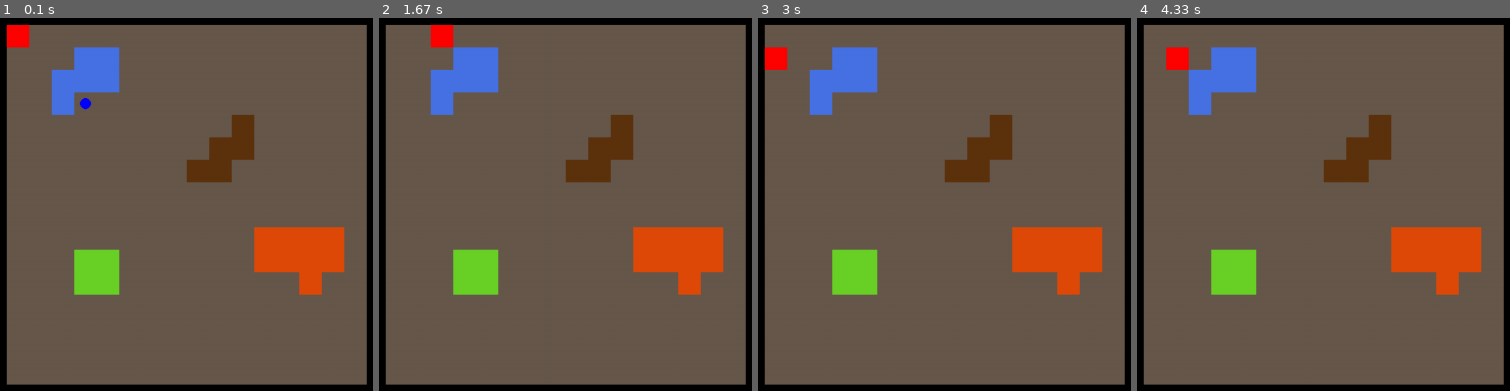
Above: before the commit, frames 1-4 (left to right).
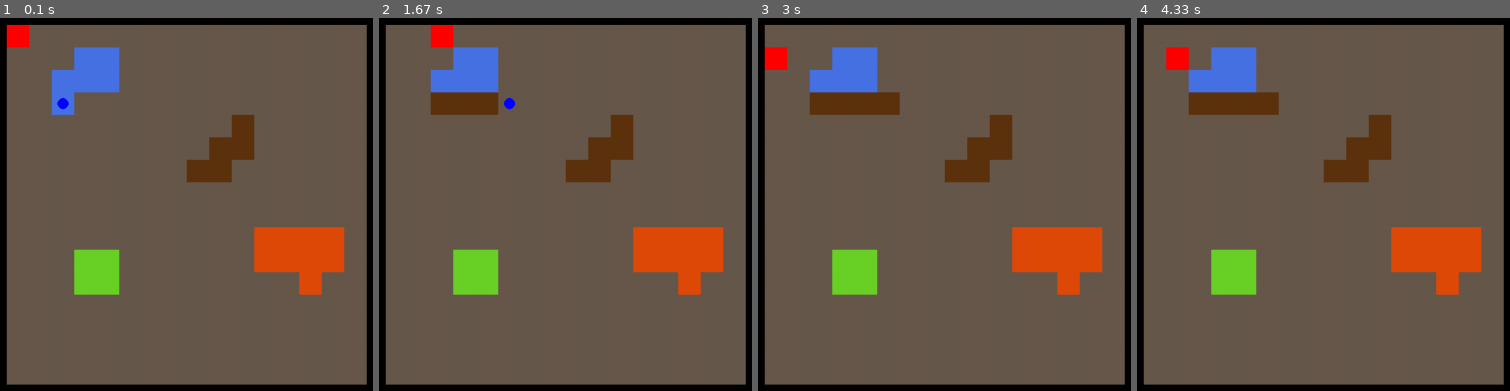
Above: after the commit, the same moments.

Repository: mytinycloud/90D-pygame-scaffold
Game: pygame game, started from main.py
Same seed, same stepped clock (60 frames per second), same inputs: the game is played once before the commit and once after it.
Inputs (mouse positions are in pixels of both pictures, inside the frame that each line leads up to):
- Up to frame 1 (0.1 s): no input
- Up to frame 2 (1.67 s): hold D 0.33-0.8 s; move the mouse to (543, 241) at 0.37 s; hold W 0.83-1.13 s; hold D 1.17-1.63 s
- Up to frame 3 (3 s): hold A 1.67-2.2 s; hold S 2.23-2.53 s; hold A 2.57-2.97 s
- Up to frame 4 (4.33 s): hold W 3-3.37 s; hold D 3.4-4.03 s; hold S from 4.07 s (still down)

The runs differ from the first frame. In frame 1, 0.2% of the frame differs, in the area x 15-25%, y 21-25%; in frame 2, 1.2%; in frame 3, 1.5%, in the area x 13-39%, y 19-27%; in frame 4, 1.5%.

Commit message:
Working moving effect

Diff:
--- a/systems/effect.py
+++ b/systems/effect.py
@@ -1,10 +1,13 @@
 from engine.ecs import Entity, EntityGroup, enumerate_component, factory
 from pygame import Vector2
+from dataclasses import dataclass
 
 from .sprites import SpriteComponent
 from .motion import MotionComponent
 from .controls import ControlComponent
+from .tilemap import TilemapComponent
 from . import turn
+from . import tilemap
 
 
 EFFECT_WAVE = 0
@@ -18,7 +21,11 @@
 class EffectComponent():
     direction: Vector2 = factory(Vector2)
     energy: int = 1
-    type: bool = EFFECT_WAVE
+    type: int = EFFECT_WAVE
+    harvests: dict[int,tuple[int,int]] = factory(dict)
+
+    def add_harvest(self, tile_in: int, tile_out: int, energy: int):
+        self.harvests[tile_in] = (tile_out, energy)
 
 
 
@@ -33,15 +40,24 @@
     if t.state != turn.TURN_EFFECTS:
         return
 
+    map: TilemapComponent = group.query_singleton('tilemap').tilemap
+
     for e in group.query("effect", "motion"):
 
         effect: EffectComponent = e.effect
         motion: MotionComponent = e.motion
 
+        # Harvesting
+        tile = map.get_tile(motion.position)
+        if tile in effect.harvests:
+            new_tile, energy_gain = effect.harvests[tile]
+            map.set_tile(motion.position, new_tile)
+            effect.energy += energy_gain
+
         # Propagation
         if effect.energy > 1:
             if effect.type == EFFECT_WAVE:
-                # all energy is transferred to the new entity
+                # Waves transfer all energy forward.
                 energy_transfer = effect.energy - 1
                 group.add(propagate_entity(e, motion.position + effect.direction, energy_transfer))
                 effect.energy -= energy_transfer
@@ -72,14 +88,14 @@
     e.motion = MotionComponent()
     e.sprite = SpriteComponent.from_circle(16, (255,0,0))
     e.effect = EffectComponent()
-    e.effect.energy = 3
     effect_dict["fire"] = e
 
     e = Entity("effect-wave")
     e.motion = MotionComponent()
     e.sprite = SpriteComponent.from_circle(16, (0,0,255))
     e.effect = EffectComponent()
-    e.effect.energy = 3
+    e.effect.add_harvest(tilemap.TILE_WATER, tilemap.TILE_MUD, 3)
+    e.effect.add_harvest(tilemap.TILE_EARTH, tilemap.TILE_MUD, 0)
     effect_dict["wave"] = e
 
     return effect_dict
@@ -102,5 +118,3 @@
 '''
 def mount_effect_system(group: EntityGroup):
     group.mount_system(effect_update_system)
-
-    group.add( create_effect("wave", Vector2(3,3), Vector2(1,0) ) )
--- a/systems/motion.py
+++ b/systems/motion.py
@@ -23,9 +23,9 @@
     if t.waiting:
         return
 
-    tilemap: TilemapComponent = group.query_singleton("tilemap")
-    bounds_min = Vector2(0,0)
-    bounds_max = Vector2(16,16) #tilemap.get
+    tilemap: TilemapComponent = group.query_singleton("tilemap").tilemap
+    bounds_min = Vector2(tilemap.bounds.topleft)
+    bounds_max = Vector2(tilemap.bounds.bottomright) - Vector2(1)
 
     # Update the position of all entities with a velocity
     for e in group.query('motion'):
--- a/systems/testing.py
+++ b/systems/testing.py
@@ -1,6 +1,7 @@
 from engine.ecs import Entity, EntityGroup, enumerate_component
 from pygame import Vector2
 
+from .effect import create_effect
 
 '''
 Just a place to add some in-development / testing code
@@ -13,4 +14,5 @@
 Mount the testing system any testing init
 '''
 def mount_testing_system(group: EntityGroup):
+    group.add( create_effect("wave", Vector2(2,3), Vector2(1,0) ) )
     group.mount_system(testing_system)
--- a/systems/tilemap.py
+++ b/systems/tilemap.py
@@ -56,13 +56,13 @@
         if not self.bounds.contains((0,0), coord):
             return None
 
-        return self.map[int(coord[0])][int(coord[1])]
+        return self.map[int(coord[1])][int(coord[0])]
 
     def set_tile(self, coord: Union[Vector2, tuple[int, int]], tile: Tile):
         if not self.bounds.contains((0,0), coord):
             pass
 
-        self.map[int(coord[0])][int(coord[1])] = tile
+        self.map[int(coord[1])][int(coord[0])] = tile
 
     @staticmethod
     def from_map(map: Tilemap):
